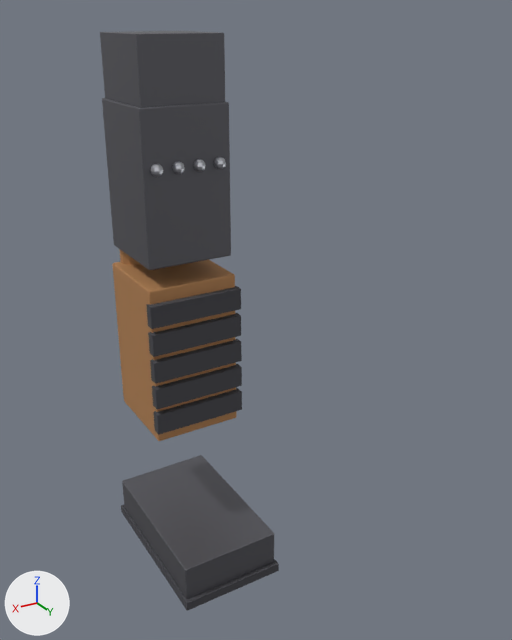
The glTF model public/mecha/parts/crusher-tread/crusher-tread.glb: old version first, new version second.
Rendered twice from a camera (50 mm lens) standing at (0.577, 1.303, 0.039) and looking at (-0.171, 0.057, -0.584). Every picture has the same lights, and +X, +Y and +Z are marked at lower left. The picture after the commit comes second.

The older version as bpy lines, for what is in view:
```python
me_cube_001 = bpy.data.meshes.new('Cube.001')
me_cube_001.from_pydata(...)  # 24 vertices, 44 faces; spans x -0.085..0.085, y -0.09..0.09, z -0.07..0.07
me_cube_001.materials.append(mat_iron)  # grey #6f6f76
me_cube_008 = bpy.data.meshes.new('Cube.008')
me_cube_008.from_pydata(...)  # a box spanning x -0.1..0.1, y -0.01..0.01, z -0.023..0.023
me_cube_008.materials.append(mat_rubber)  # dark grey #45454b
me_cube_009 = bpy.data.meshes.new('Cube.009')
me_cube_009.from_pydata(...)  # 24 vertices, 44 faces; spans x -0.11..0.11, y -0.18..0.18, z -0.05..0.05
me_cube_009.materials.append(mat_iron)  # grey #6f6f76
me_cube_010 = bpy.data.meshes.new('Cube.010')
me_cube_010.from_pydata(...)  # a box spanning x -0.115..0.115, y -0.19..0.19, z -0.01..0.01
me_cube_010.materials.append(mat_rubber)  # dark grey #45454b
me_sphere_003 = bpy.data.meshes.new('Sphere.003')
me_sphere_003.from_pydata(...)  # an icosphere of 80 faces spanning x -0.012..0.012, y -0.012..0.012, z -0.012..0.012
me_sphere_003.materials.append(mat_steel)  # grey #b3b5bc
ob_foot = bpy.data.objects.new('foot', me_cube_009)
ob_foot.location = (0.0, 0.06, -1.07)
ob_hip = bpy.data.objects.new('hip', me_cube_001)
ob_hip.location = (0.0, 0.0, -0.06)
ob_rivet = bpy.data.objects.new('rivet', me_sphere_003)
ob_rivet.location = (0.065, 0.1, -0.22)
ob_sole = bpy.data.objects.new('sole', me_cube_010)
ob_sole.location = (0.0, 0.06, -1.11)
ob_tread4 = bpy.data.objects.new('tread4', me_cube_008)
ob_tread4.location = (0.0, 0.105, -0.74)
# also in view: 'thigh' at (0.0, 0.0, -0.26); 'shin' at (0.0, 0.0, -0.62); 'tread2' at (0.0, 0.105, -0.62); 'tread0' at (0.0, 0.105, -0.5); 'tread1' at (0.0, 0.105, -0.56)
```
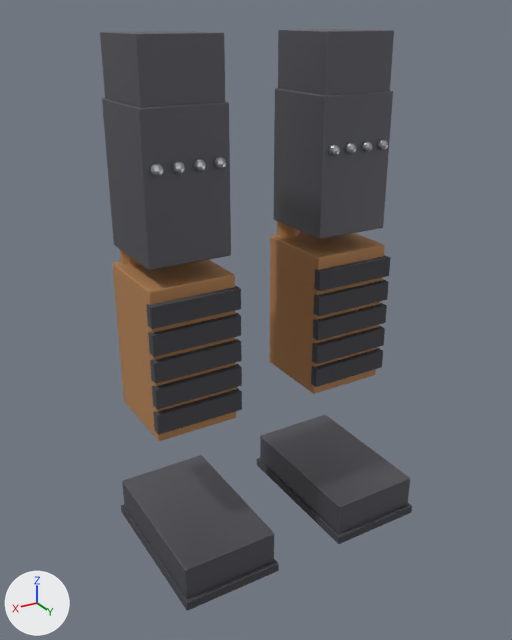
The newer file is also turned or shifted as a whole; pictures and numbers use the older file's frame.

Location of each change, [x1, y1, x2, y2] in pixels of the pictures (512 x 640 px):
'thigh_r', added
    after: [274, 88, 393, 239]
'foot_r', added
    after: [260, 415, 410, 534]
'shin_r', added (orange)
    after: [269, 231, 385, 394]
'hip_r', added
    after: [278, 29, 394, 95]
'tread0_r', added
    after: [314, 255, 391, 291]
'tread1_r', added
    after: [313, 279, 389, 316]
'tread2_r', added
    after: [313, 303, 387, 341]
'tread3_r', added
    after: [312, 326, 385, 364]
'sole_r', added
    after: [257, 458, 412, 544]
'tread4_r', added
    after: [311, 348, 383, 387]
'rivet', moved
    before: [151, 164, 163, 177]
    after: [173, 161, 185, 174]
'sleeve.002_r', added (mostly hidden)
    after: [277, 221, 299, 237]
'rivet.007_r', added
    after: [329, 145, 340, 156]
'rivet.006_r', added
    after: [345, 143, 356, 154]
'rivet.005_r', added
    after: [362, 141, 372, 152]
'rivet.004_r', added
    after: [377, 139, 388, 151]

Diff of the bpy script that builds the scene:
```diff
--- a/public/mecha/parts/crusher-tread/crusher-tread.glb.py
+++ b/public/mecha/parts/crusher-tread/crusher-tread.glb.py
@@ me_sphere_098 @@
+me_sphere_098.from_pydata(...)  # an icosphere of 80 faces spanning x -0.012..0.012, y -0.012..0.012, z -0.012..0.012
+me_sphere_098.materials.append(mat_steel)  # grey #b3b5bc
@@ me_sphere_096 @@
+me_sphere_096.from_pydata(...)  # an icosphere of 80 faces spanning x -0.012..0.012, y -0.012..0.012, z -0.012..0.012
+me_sphere_096.materials.append(mat_steel)  # grey #b3b5bc
@@ ob_rivet @@
 ob_rivet = bpy.data.objects.new('rivet', me_sphere_003)
-ob_rivet.location = (0.065, 0.1, -0.22)
+ob_rivet.location = (0.022, 0.1, -0.22)
@@ ob_sole_r @@
+ob_sole_r = bpy.data.objects.new('sole_r', me_cube_010.copy())  # the mesh of ob_sole
+ob_sole_r.location = (-0.4, 0.06, -1.11)
@@ ob_foot_r @@
+ob_foot_r = bpy.data.objects.new('foot_r', me_cube_009.copy())  # the mesh of ob_foot
+ob_foot_r.location = (-0.4, 0.06, -1.07)
@@ ob_tread4_r @@
+ob_tread4_r = bpy.data.objects.new('tread4_r', me_cube_008.copy())  # the mesh of ob_tread4
+ob_tread4_r.location = (-0.4, 0.105, -0.74)
@@ ob_tread3_r @@
+ob_tread3_r = bpy.data.objects.new('tread3_r', me_cube_008.copy())  # the mesh of ob_tread4
+ob_tread3_r.location = (-0.4, 0.105, -0.68)
@@ ob_tread2_r @@
+ob_tread2_r = bpy.data.objects.new('tread2_r', me_cube_008.copy())  # the mesh of ob_tread4
+ob_tread2_r.location = (-0.4, 0.105, -0.62)
@@ ob_tread1_r @@
+ob_tread1_r = bpy.data.objects.new('tread1_r', me_cube_008.copy())  # the mesh of ob_tread4
+ob_tread1_r.location = (-0.4, 0.105, -0.56)
@@ ob_tread0_r @@
+ob_tread0_r = bpy.data.objects.new('tread0_r', me_cube_008.copy())  # the mesh of ob_tread4
+ob_tread0_r.location = (-0.4, 0.105, -0.5)
@@ ob_shin_r @@
+ob_shin_r = bpy.data.objects.new('shin_r', me_cube_003.copy())  # the mesh of ob_shin
+ob_shin_r.location = (-0.4, 0.0, -0.62)
@@ ob_sleeve_002_r @@
+ob_sleeve_002_r = bpy.data.objects.new('sleeve.002_r', me_cylinder_001.copy())  # the mesh of ob_sleeve
+ob_sleeve_002_r.location = (-0.35, -0.09, -0.38)
@@ ob_rivet_007_r @@
+ob_rivet_007_r = bpy.data.objects.new('rivet.007_r', me_sphere_098)
+ob_rivet_007_r.location = (-0.335, 0.1, -0.22)
@@ ob_rivet_006_r @@
+ob_rivet_006_r = bpy.data.objects.new('rivet.006_r', me_sphere_003.copy())  # the mesh of ob_rivet
+ob_rivet_006_r.location = (-0.378, 0.1, -0.22)
@@ ob_rivet_005_r @@
+ob_rivet_005_r = bpy.data.objects.new('rivet.005_r', me_sphere_096)
+ob_rivet_005_r.location = (-0.422, 0.1, -0.22)
@@ ob_rivet_004_r @@
+ob_rivet_004_r = bpy.data.objects.new('rivet.004_r', me_sphere_096.copy())
+ob_rivet_004_r.location = (-0.465, 0.1, -0.22)
@@ ob_thigh_r @@
+ob_thigh_r = bpy.data.objects.new('thigh_r', me_cube_002.copy())  # the mesh of ob_thigh
+ob_thigh_r.location = (-0.4, 0.0, -0.26)
@@ ob_hip_r @@
+ob_hip_r = bpy.data.objects.new('hip_r', me_cube_001.copy())  # the mesh of ob_hip
+ob_hip_r.location = (-0.4, 0.0, -0.06)
```
